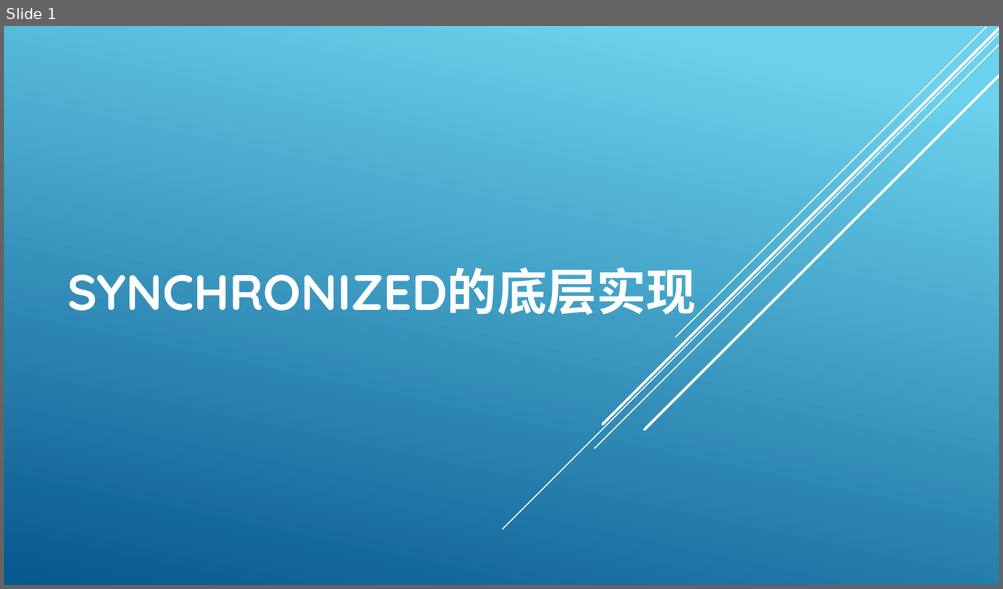
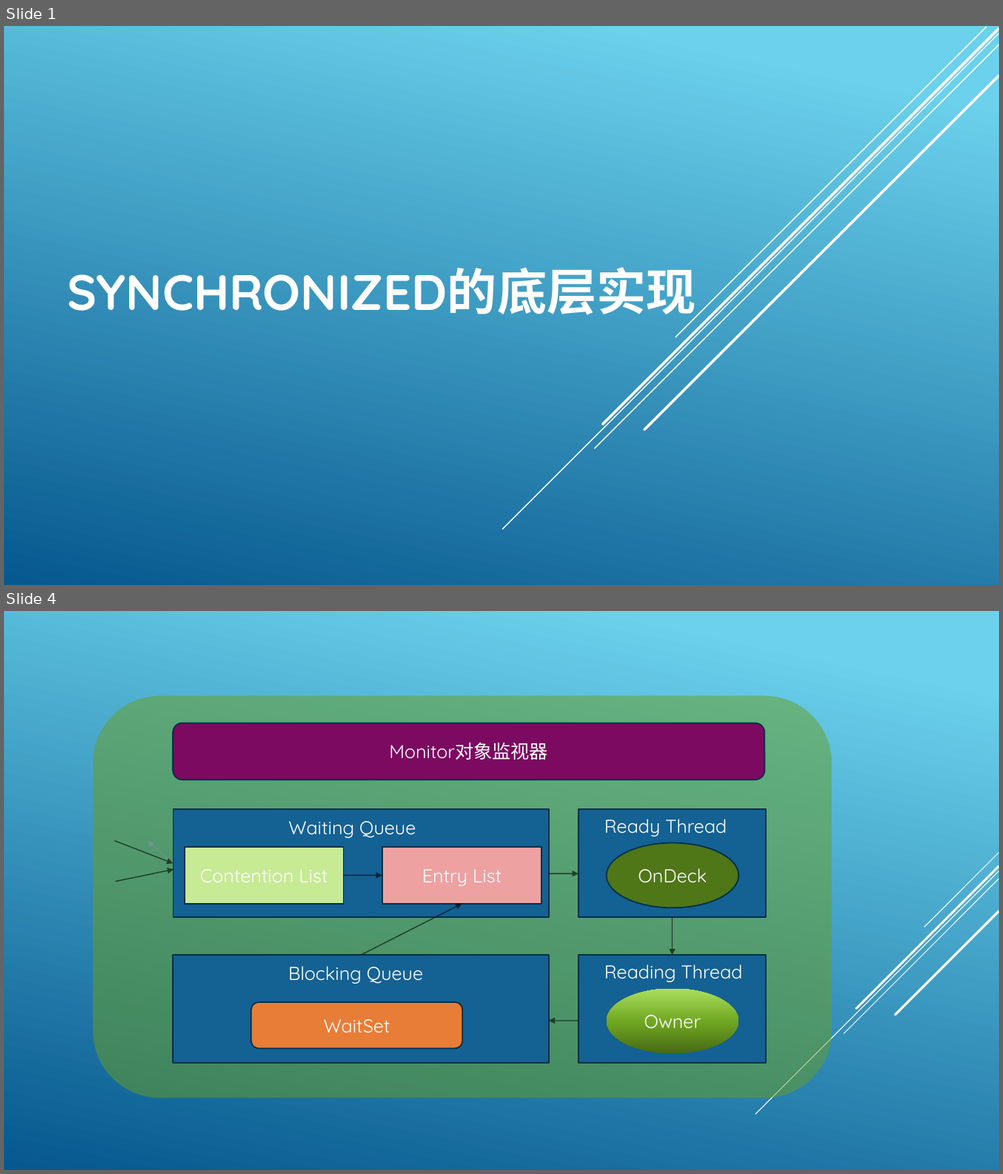
Before and after one commit to twfx7758/blchina, a slide deck: notebook/javaer/ppt/1.Synchronized的底层实现原理.pptx. Shown one above the other, each under a label of ours: slide 1 before the commit, slides 1 and 4 after it; the slides between them are not shown. The pictures are 1003x589 and 1003x1174 pixels, drawn with LibreOffice and Linux fonts; fonts in the diff are those of the drawing. Boxes give left, top, right and bottom in pixels: in the first picture for what was removed or moved away, otherwise in the second. Text is boxed around its words. In the diff, an @@ line names an element or a change of style, - is before the commit and + after.

```diff
--- a/notebook/javaer/ppt/1.Synchronized的底层实现原理.pptx
+++ b/notebook/javaer/ppt/1.Synchronized的底层实现原理.pptx
@@ slide 4 added at (4, 611, 999, 1170), background gradient #6ED2EB to #06588E @@
@@ rounded rectangle added at (93, 696, 831, 1098), fill #6A9E1F at 50% opacity @@
@@ rounded rectangle added at (173, 723, 764, 780), fill #7C0B61, outline #043148 1.25 pt, 18 pt, text #FFFFFF @@
+Monitor对象监视器
@@ rectangle added at (173, 809, 549, 917), fill #146194, outline #043148 1.25 pt @@
@@ rectangle added at (578, 809, 765, 917), fill #146194, outline #043148 1.25 pt @@
@@ text added at (288, 821, 415, 838), 18 pt, text #FFFFFF @@
+Waiting Queue
@@ text added at (604, 819, 726, 837), 18 pt, text #FFFFFF @@
+Ready Thread
@@ arrow added from (115, 841) to (173, 864), #000000 1 pt @@
@@ arrow added from (173, 864) to (148, 841), #89919C 0.75 pt @@
@@ rectangle added at (185, 848, 344, 904), fill #C7EA94, outline #043148 1.25 pt, 18 pt, text #FFFFFF @@
+Contention List
@@ rectangle added at (382, 848, 541, 904), fill #EEA1A1, outline #043148 1.25 pt, 18 pt, text #FFFFFF @@
+Entry List
@@ ellipse added at (606, 843, 738, 908), fill #4F7717, outline #043148 1.25 pt, 18 pt, text #FFFFFF @@
+OnDeck
@@ arrow added from (116, 882) to (173, 870), #000000 1 pt @@
@@ arrow added from (344, 876) to (382, 876), #000000 1 pt @@
@@ arrow added from (549, 874) to (578, 874), #000000 1 pt @@
@@ arrow added from (361, 956) to (462, 904), #000000 1 pt @@
@@ arrow added from (671, 917) to (671, 956), #000000 1 pt @@
@@ group added at (755, 853, 999, 1115): 5 lines @@
@@ rectangle added at (173, 956, 549, 1064), fill #146194, outline #043148 1.25 pt @@
@@ rectangle added at (578, 956, 765, 1064), fill #146194, outline #043148 1.25 pt @@
@@ text added at (604, 965, 743, 982), 18 pt, text #FFFFFF @@
+Reading Thread
@@ text added at (288, 966, 423, 984), 18 pt, text #FFFFFF @@
+Blocking Queue
@@ rounded rectangle added at (251, 1002, 462, 1049), fill #E87D37, outline #043148 1.25 pt, 18 pt, text #FFFFFF @@
+WaitSet
@@ ellipse added at (606, 988, 738, 1054), fill gradient #476A15 to #6FA621 to #AADF5E, 18 pt, text #FFFFFF @@
+Owner
@@ arrow added from (578, 1022) to (549, 1022), #000000 1 pt @@
```
Also in this commit, not shown: 1 slide changed, 2 other slides added, 5 other files.
